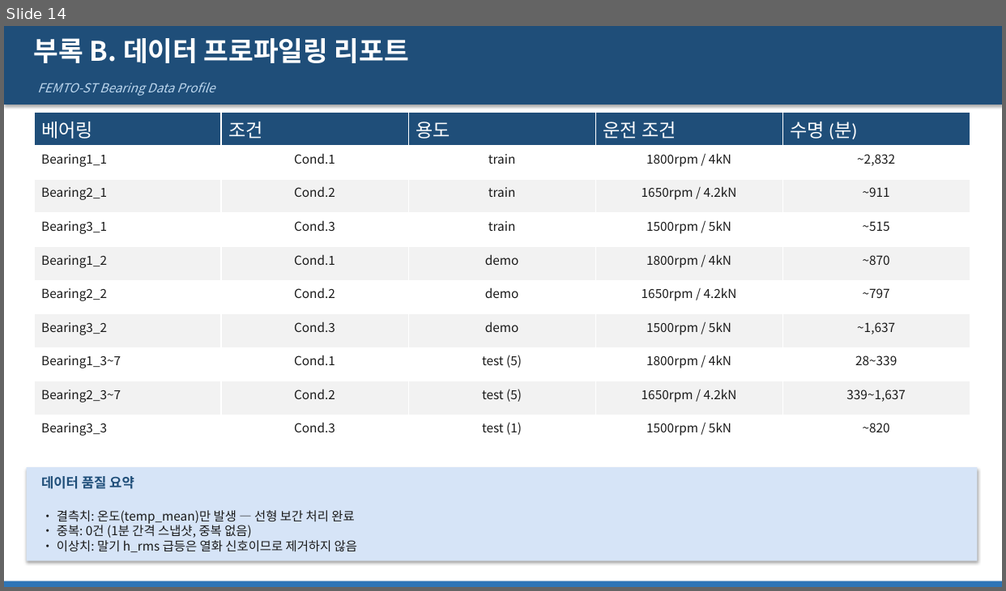
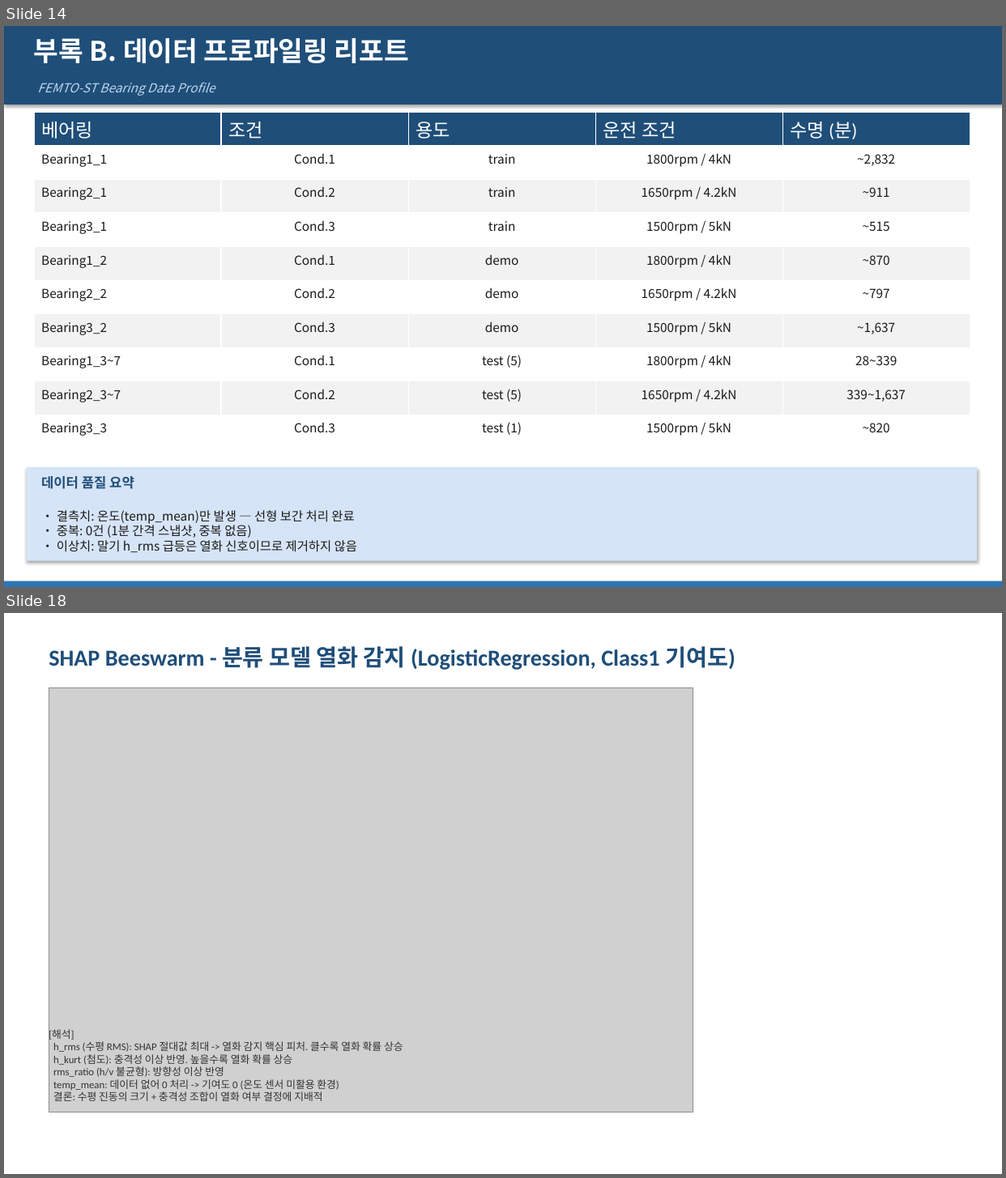
Before and after one commit to vapsnamheo-dev/AISOURCE, a slide deck: Homework/DL_FactoryAutomation/산출물/딥러닝_FEMTO_RUL_발표자료.pptx. Shown one above the other, each under a label of ours: slide 14 before the commit, slides 14 and 18 after it; the slides between them are not shown. The pictures are 1006x591 and 1006x1178 pixels, drawn with LibreOffice and Linux fonts; fonts in the diff are those of the drawing; grey boxes stand for pictures. Boxes give left, top, right and bottom in pixels: in the first picture for what was removed or moved away, otherwise in the second. Text is boxed around its words. In the diff, an @@ line names an element or a change of style, - is before the commit and + after.

Commit message:
feat: SHAP 예측 설명 추가 + Streamlit Cloud 버그 수정
- src/femto_shap.py: 로컬 CPU SHAP 분석 스크립트 추가
  LinearExplainer(분류) + KernelExplainer(GRU, 시간축 평균 근사)
- 산출물/_imgs/S1~S3: SHAP beeswarm + 피처 중요도 비교 차트 3종
- 딥러닝_FEMTO_RUL_발표자료.pptx: 부록C SHAP 슬라이드 3장 추가
- 딥러닝_산출물_발표용.docx: 부록E SHAP 분석 섹션 추가
- data/FEMTO_processed/vif_results.csv: 실제 VIF 값 재계산
- src/femto_preprocess.py: temp_mean 전체 NaN 시 0 대체 처리
- app/streamlit_femto.py: df.empty 시 경고 메시지 개선
- models/femto_lstm_rul.keras: Cloud 배포용 LSTM 모델 추가

```diff
--- a/Homework/DL_FactoryAutomation/산출물/딥러닝_FEMTO_RUL_발표자료.pptx
+++ b/Homework/DL_FactoryAutomation/산출물/딥러닝_FEMTO_RUL_발표자료.pptx
@@ slide 18 added at [4,613,1002,1174], background #FFFFFF @@
@@ text added at [49,646,735,670], 22 pt, text #1F4E79, bold @@
+SHAP Beeswarm - 분류 모델 열화 감지 (LogisticRegression, Class1 기여도)
@@ picture added at [49,688,692,1112] @@
@@ text added at [49,1029,403,1101], 10 pt, text #333333 @@
+[해석]
+h_rms (수평 RMS): SHAP 절대값 최대 -> 열화 감지 핵심 피처. 클수록 열화 확률 상승
+h_kurt (첨도): 충격성 이상 반영. 높을수록 열화 확률 상승
+rms_ratio (h/v 불균형): 방향성 이상 반영
+temp_mean: 데이터 없어 0 처리 -> 기여도 0 (온도 센서 미활용 환경)
+결론: 수평 진동의 크기 + 충격성 조합이 열화 여부 결정에 지배적
```
Also in this commit, not shown: 1 slide changed, 4 other slides added, 9 other files.
